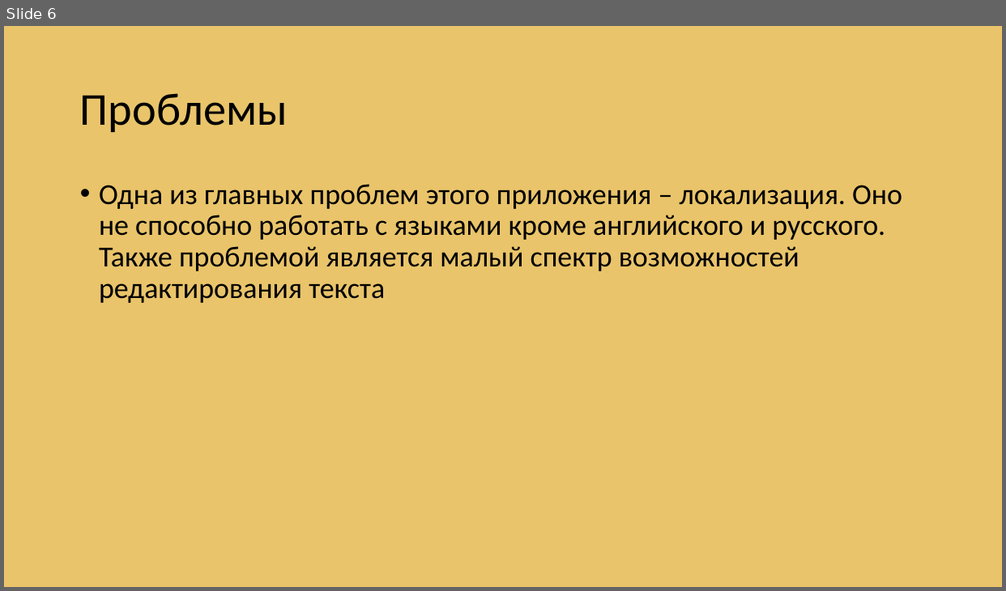
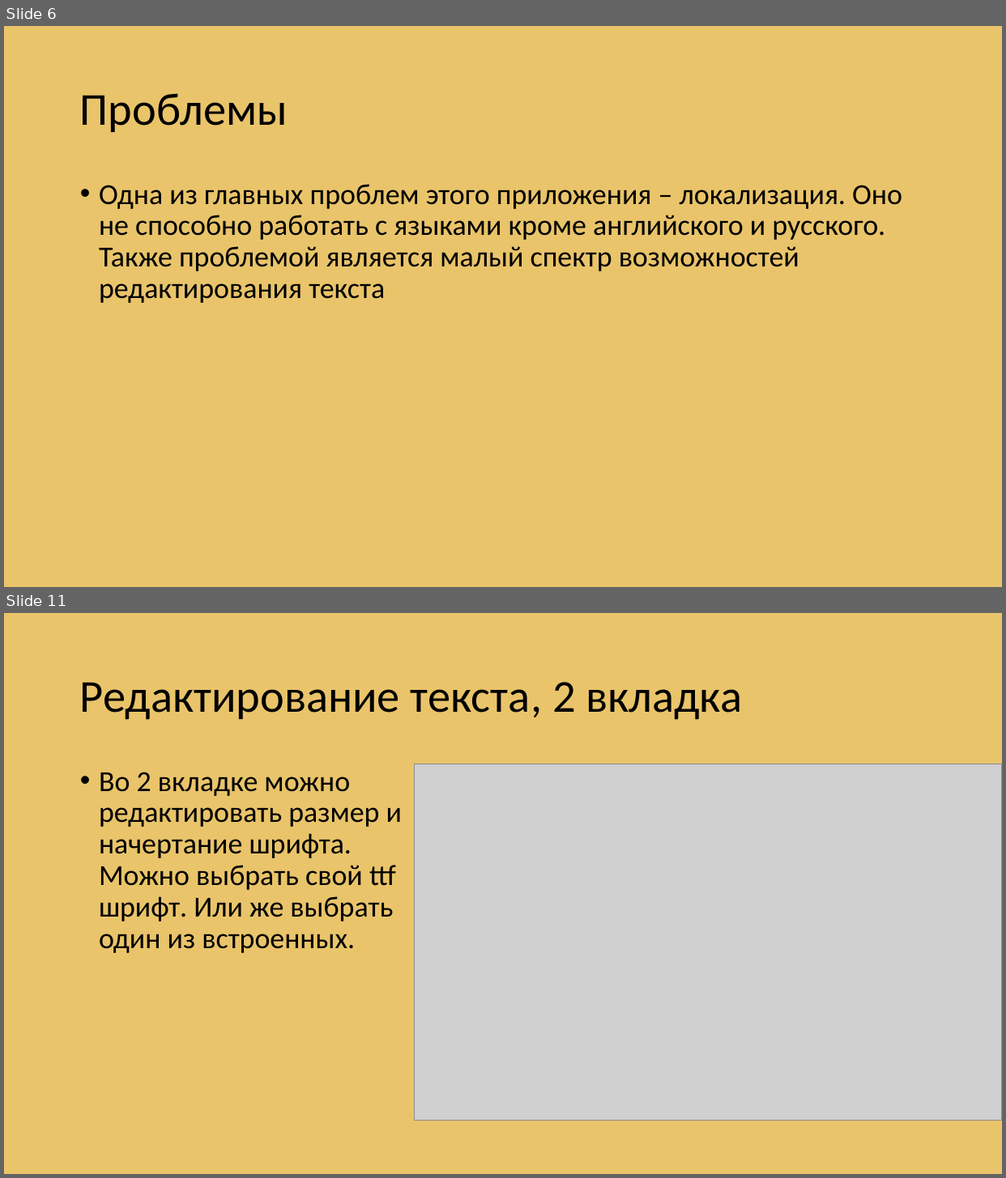
Before and after one commit to Albertlll/Mem_generator, a slide deck: презентация.pptx. Shown one above the other, each under a label of ours: slide 6 before the commit, slides 6 and 11 after it; the slides between them are not shown. The pictures are 1006x591 and 1006x1178 pixels, drawn with LibreOffice and Linux fonts; fonts in the diff are those of the drawing; grey boxes stand for pictures. Boxes give left, top, right and bottom in pixels: in the first picture for what was removed or moved away, otherwise in the second. Text is boxed around its words. In the diff, an @@ line names an element or a change of style, - is before the commit and + after.

```diff
--- a/презентация.pptx
+++ b/презентация.pptx
@@ slide 11 added at <box>4,613,1002,1174</box>, background #E9C46A @@
@@ title added at <box>80,682,742,720</box>, 44 pt, text #000000 @@
+Редактирование текста, 2 вкладка
@@ text added at <box>99,772,402,953</box>, 28 pt, text #000000 @@
+• Во 2 вкладке можно редактировать размер и начертание шрифта. Можно выбрать свой ttf шрифт. Или же выбрать один из встроенных.
@@ picture added at <box>414,764,1002,1121</box> @@
```
Also in this commit, not shown: 6 other slides added.
